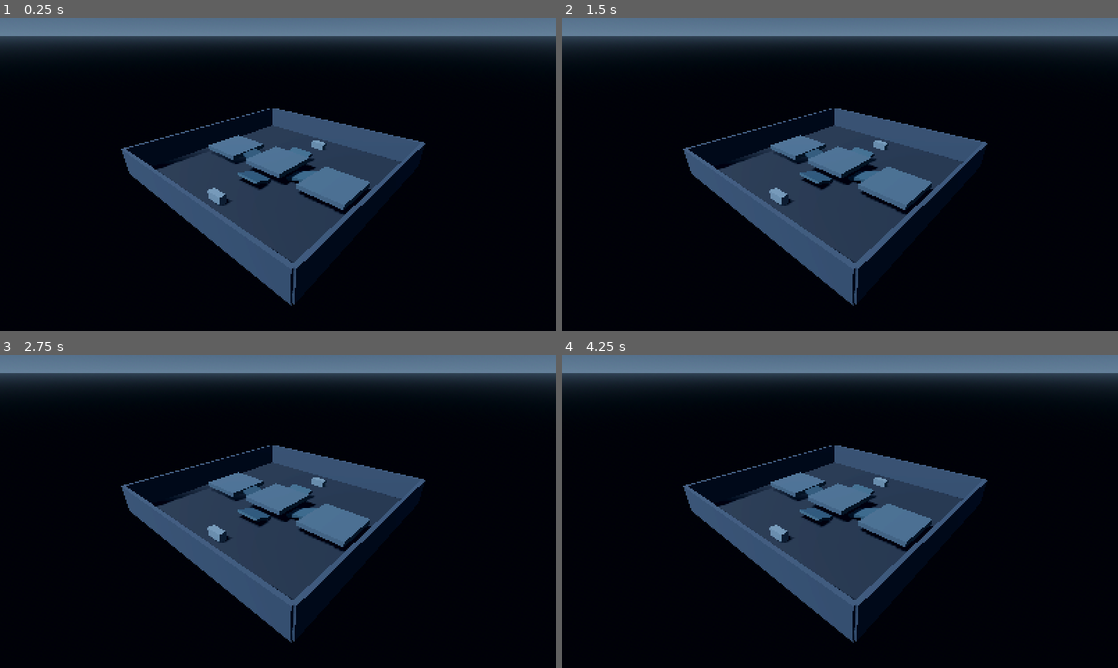
Above: before the commit, frames 1-4 (two rows, left to right).
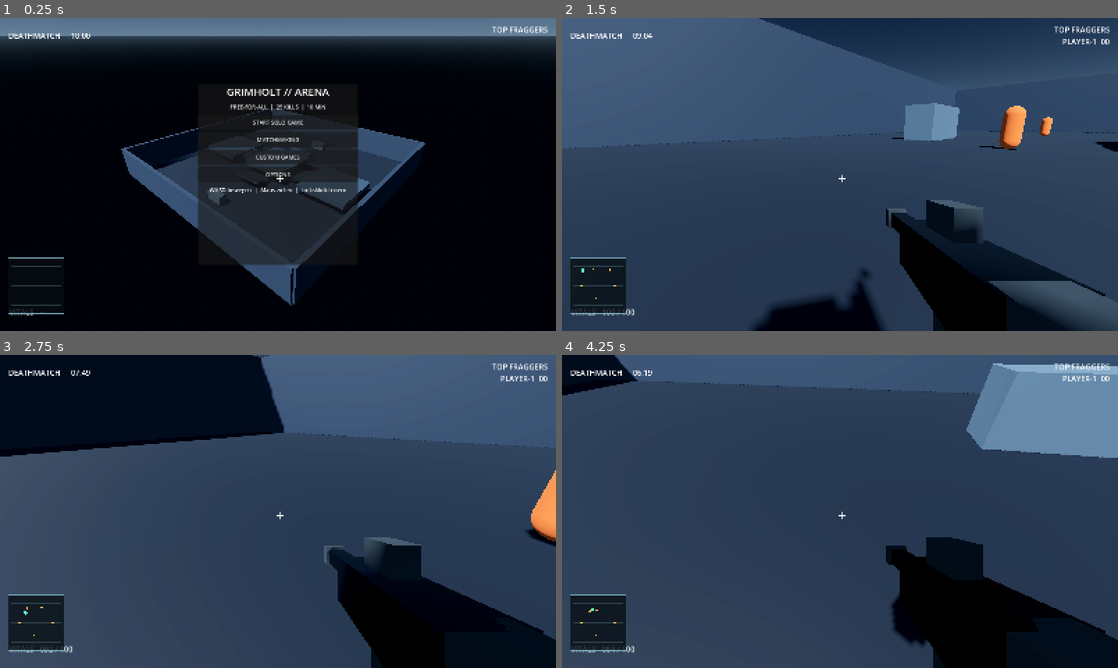
Above: after the commit, the same moments.

Repository: HazelTheSquirrel/Grimholt-Test
Game: Godot game, scene res://scenes/main.tscn
Same seed, same stepped clock (60 frames per second), same inputs: the game is played once before the commit and once after it.
Inputs (mouse positions are in pixels of both pictures, inside the frame that each line leads up to):
- Up to frame 1 (0.25 s): no input
- Up to frame 2 (1.5 s): click (840, 121) at 0.5 s, where only the run after the commit has a clickable "START SOLO GAME"; tap Enter at 1.25 s; move the mouse to (962, 158) at 1.27 s; hold D (move_right, bound only after the commit) from 1.28 s (still down); hold Ctrl (crouch, bound only after the commit) from 1.28 s (still down); click (962, 158) at 1.42 s
- Up to frame 3 (2.75 s): tap Space (jump, bound only after the commit) at 1.52, 2.27 s; move the mouse to (166, 527) at 2.02 s; release D (move_right, bound only after the commit) at 2.03 s; release Ctrl (crouch, bound only after the commit) at 2.03 s; hold S (move_backward, bound only after the commit) from 2.03 s (still down); tap Shift at 2.1 s
- Up to frame 4 (4.25 s): move the mouse to (895, 442) at 2.77 s; release S (move_backward, bound only after the commit) at 2.78 s; hold D (move_right, bound only after the commit) 2.78-3.53 s; tap E at 2.85 s; move the mouse to (812, 574) at 3.52 s; hold W (move_forward, bound only after the commit) from 3.53 s (still down); tap B at 3.6 s; click (812, 574) at 3.67 s; tap Space (jump, bound only after the commit) at 3.77 s

The runs differ from the first frame. In frame 1, 12% of the frame differs, in the area x 1-99%, y 2-96%; in frame 2, 83%, in the area x 0-100%, y 0-100%; in frame 3, 73%; in frame 4, 83%.
Error before the commit: Parse Error: Unindent doesn't match the previous indentation level. (res://scripts/shooter/main.gd:600)

Commit message:
Fix hit confirmation indentation in server combat path

Diff:
--- a/Grimholt/scripts/shooter/main.gd
+++ b/Grimholt/scripts/shooter/main.gd
@@ -596,7 +596,7 @@
 	if target is CharacterBody3D and target.is_in_group("combatants"):
 		var victim_id := int(target.get_meta("actor_id", -1))
 		if victim_id != shooter_id:
-				_hit_confirm.rpc(shooter_id)
+			_hit_confirm.rpc(shooter_id)
 			_apply_damage(victim_id, shooter_id, 34)
 
 func request_reload(player_id: int) -> void:
